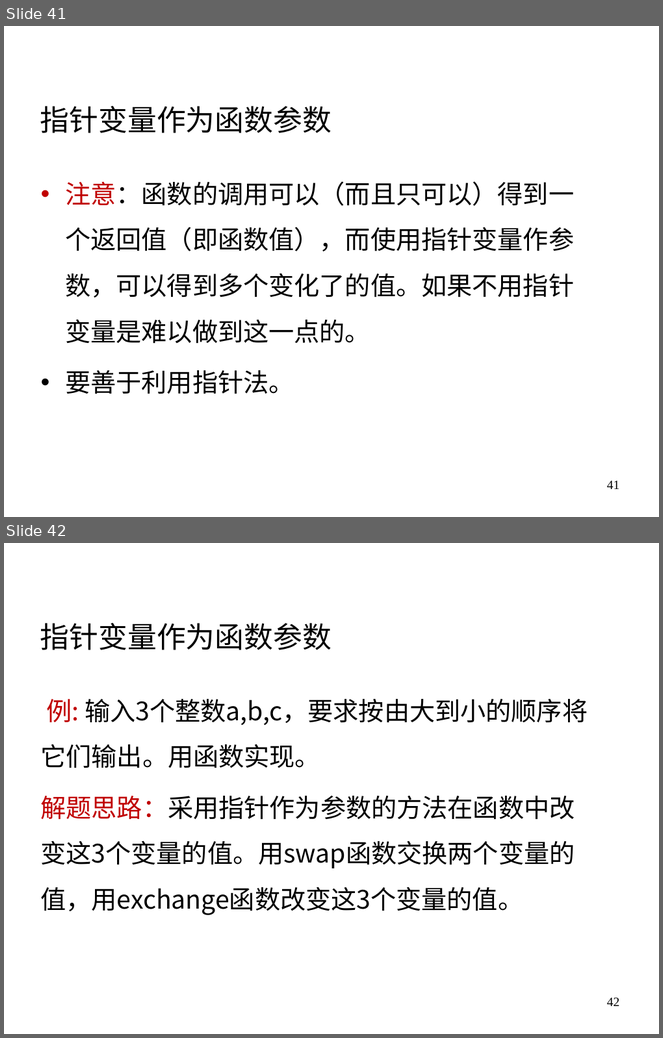
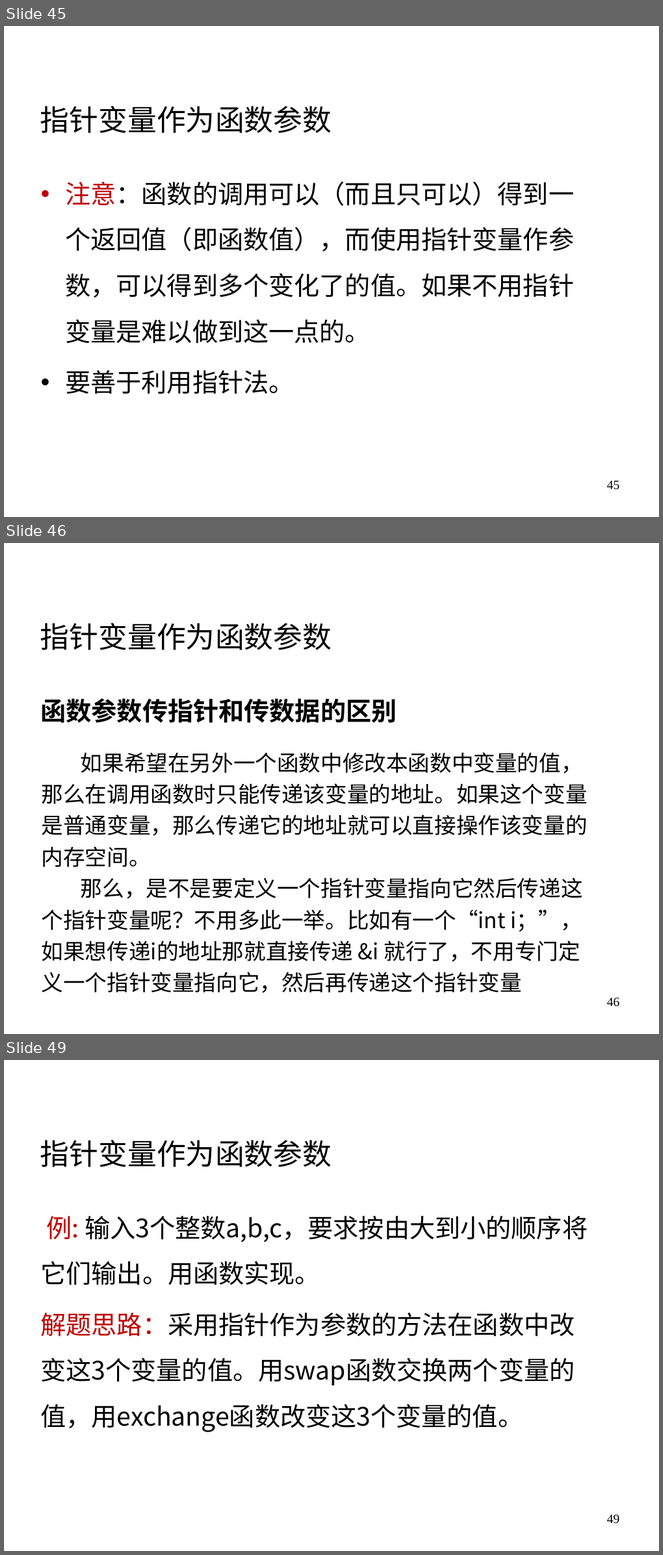
Before and after one commit to rshouc/Advanced-Programming-2018-Autumn, a slide deck: Slides/12 指针（1）.pptx. Shown one above the other, each under a label of ours: slides 41 and 42 before the commit, slides 45, 46 and 49 after it; the slides between them are not shown. The pictures are 663x1038 and 663x1555 pixels, drawn with LibreOffice and Linux fonts; fonts in the diff are those of the drawing; background and template pictures are left out. Boxes give left, top, right and bottom in pixels: in the first picture for what was removed or moved away, otherwise in the second. Text is boxed around its words. In the diff, an @@ line names an element or a change of style, - is before the commit and + after.

```diff
--- a/Slides/12 指针（1）.pptx
+++ b/Slides/12 指针（1）.pptx
@@ slide 46 added at [4, 543, 659, 1034], background picture (left out) @@
@@ text added at [249, 551, 545, 589], 28 pt, text #FFFFFF @@
+高级语言程序设计—指针
@@ text added at [40, 623, 332, 650], 32 pt, text #000000 @@
+指针变量作为函数参数
@@ text added at [41, 698, 397, 723], 28 pt, text #000000, bold @@
+函数参数传指针和传数据的区别
@@ text added at [42, 752, 588, 993], 24 pt, text #000000 @@
+如果希望在另外一个函数中修改本函数中变量的值，那么在调用函数时只能传递该变量的地址。如果这个变量是普通变量，那么传递它的地址就可以直接操作该变量的内存空间。
+那么，是不是要定义一个指针变量指向它然后传递这个指针变量呢？不用多此一举。比如有一个“int i；”，如果想传递i的地址那就直接传递 &i 就行了，不用专门定义一个指针变量指向它，然后再传递这个指针变量
@@ page number added at [607, 998, 620, 1007], 14 pt, text #000000 @@
+46
@@ what was slide 41 is now slide 45 @@
@@ page number at [607, 481, 620, 490]: text changed @@
-41
+45
@@ what was slide 42 is now slide 49 @@
@@ page number at [607, 1515, 620, 1524]: text changed @@
-42
+49
```
Also in this commit, not shown: 6 slides changed, 6 other slides added.
